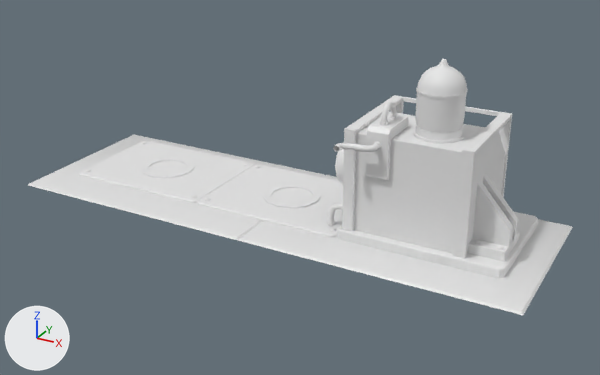
One commit to the FBX model Penteract/Assets/Models/Level 2 Props/04 Bridge/Bridge Machine.fbx: the scene before it, then after it.
One viewpoint serves both versions: a camera (50 mm lens) standing at (0.557, -2.06, 0.303) and looking at (0.251, -1.502, 0.024). The lights are fixed; the arrows at lower left show +X, +Y and +Z. Where no turn or scale is listed for an object, it has been applied to the vertices.

In view in the first picture: 'Bridge Machine ', 'Bridge Machine Glass'.
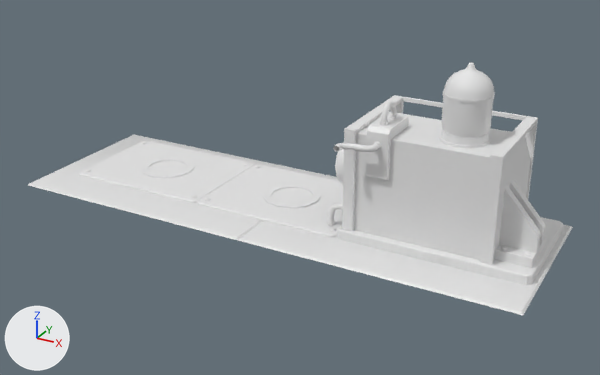
Where the newer file only moved an object's origin or applied its transform, the numbers keep the older frame.

Where the change shows, as pixel boxes [x1, y1, x2, y2] in the pictures (600 x 375 px; the box of a moved part takes in the faces that stretch with it):
'Bridge Machine ', reshaped: before [28, 59, 573, 315]; after [28, 62, 573, 315]
'Bridge Machine Glass', reshaped, moved: before [415, 92, 466, 133]; after [441, 96, 493, 138]
part 1 of me_mesh_001, deleted: before [415, 92, 466, 133]
part 2 of me_mesh_001, added: after [441, 96, 493, 138]
part 3 of me_mesh, moved or reshaped: before [467, 174, 520, 261]; after [494, 179, 547, 268]
part 4 of me_mesh, moved or reshaped: before [413, 125, 464, 144]; after [439, 129, 491, 149]
part 5 of me_mesh, moved or reshaped: before [497, 245, 504, 250]; after [525, 251, 532, 256]
part 6 of me_mesh, moved or reshaped: before [475, 240, 482, 245]; after [502, 246, 509, 251]
part 7 of me_mesh, moved or reshaped: before [416, 59, 468, 99]; after [443, 62, 495, 103]
part 8 of me_mesh, moved or reshaped: before [339, 97, 538, 278]; after [339, 97, 563, 285]

Diff of the bpy script that builds the scene:
```diff
--- a/Penteract/Assets/Models/Level 2 Props/04 Bridge/Bridge Machine.fbx.py
+++ b/Penteract/Assets/Models/Level 2 Props/04 Bridge/Bridge Machine.fbx.py
@@ me_mesh @@
 me_mesh.from_pydata(...)  # 1131 vertices, 946 faces; spans x -0.309..0.148, y -0.076..0.076, z -0.074..0.074
 # used by ob_bridge_machine; location = (0.3094, -1.49, 0.0728)
+# me_mesh part 3: the loose piece of 28 vertices spanning x 0.09..0.119, y -0.026..0.016, z -0.065..-0.011 is moved by (0.02, 0.0, 0.0)
+# me_mesh part 4: the loose piece of 96 vertices spanning x 0.037..0.075, y -0.025..0.014, z 0.016..0.051 is moved by (0.02, 0.0, 0.0)
+# me_mesh part 5: the loose piece of 18 vertices spanning x 0.112..0.117, y -0.023..-0.019, z -0.057..-0.055 is moved by (0.02, 0.0, 0.0)
+# me_mesh part 6: the loose piece of 18 vertices spanning x 0.095..0.1, y -0.023..-0.019, z -0.057..-0.055 is moved by (0.02, 0.0, 0.0)
+# me_mesh part 7: the loose piece of 157 vertices spanning x 0.037..0.075, y -0.024..0.013, z 0.05..0.074 is moved by (0.02, 0.0, 0.0)
+# me_mesh part 8
+# 30 vertices in x 0.084..0.123, y -0.038..0.063, z -0.073..0.019 move by (0.02, 0.0, 0.0)
+# 9 vertices in x 0.091..0.119, y -0.037..0.063, z -0.065..0.016 move by (0.021, 0.0, 0.0)
@@ me_mesh_001 @@
 # used by ob_bridge_machine_glass; location = (0.3094, -1.49, 0.0728)
-me_mesh_001.from_pydata(...)  # 48 vertices, 36 faces; spans x 0.0375..0.0741, y -0.0237..0.0129, z 0.0216..0.0502
+me_mesh_001.from_pydata(...)  # 48 vertices, 36 faces; spans x -0.0183..0.0183, y -0.0183..0.0183, z -0.0143..0.0143
+# me_mesh_001 part 1: the whole mesh is rebuilt
+# me_mesh_001 part 2
+# 36 vertices are added at x -0.0183..0.0183, y -0.0183..0.0183, z -0.0143..-0.0059
+# 12 new vertices lie (0.0, 0.0, 0.0202) away from vertices in x -0.0183..0.0183, y -0.0183..0.0183, z -0.0059
+# 36 new faces join them
@@ ob_bridge_machine_glass @@
 ob_bridge_machine_glass = bpy.data.objects.new('Bridge Machine Glass', me_mesh_001)
-ob_bridge_machine_glass.location = (0.3094, -1.49, 0.0728)
+ob_bridge_machine_glass.location = (0.3855, -1.4954, 0.1087)
```
